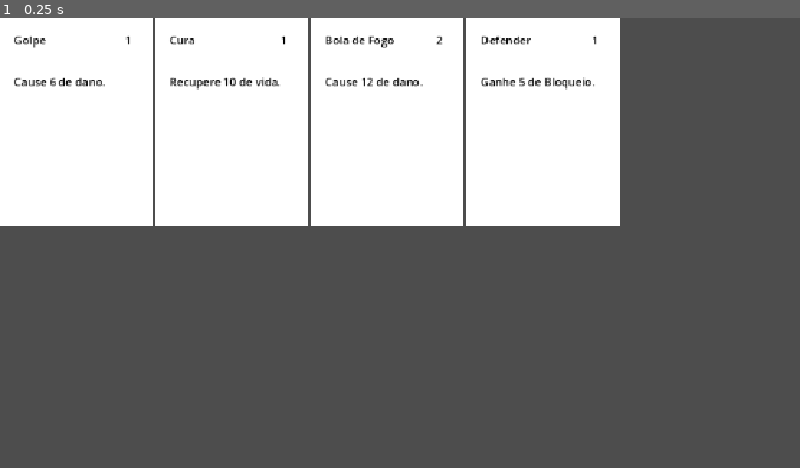
Above: before the commit, frame 1.
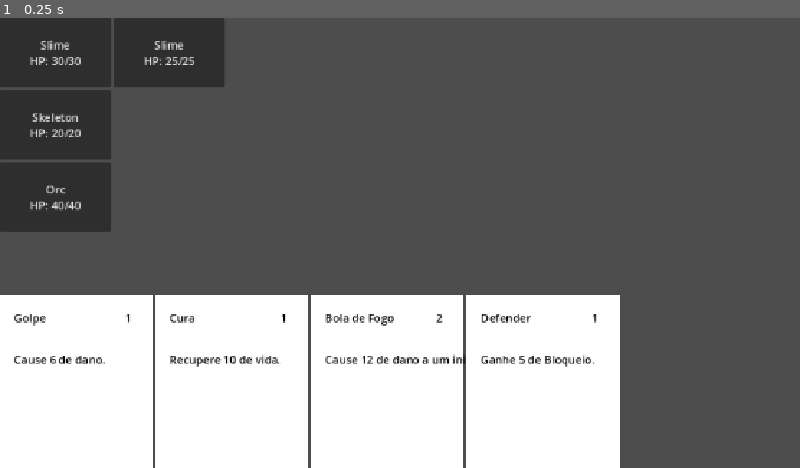
Above: after the commit, the same moment.

Repository: felippe-miguel/be-card
Game: Godot game, scene res://scenes/game.tscn
The game is run twice, just before and just after one commit, with the same random seed, the same clock (stepped at 60 frames per second) and the same inputs.
Inputs:
- Up to frame 1 (0.25 s): no input

The runs differ from the first frame. In frame 1, 65% of the frame differs, in the area x 0-78%, y 0-100%.

Commit message:
feat: adiciona incio do sistema de targeting

Diff:
--- a/data/cards/defend.json
+++ b/data/cards/defend.json
@@ -7,6 +7,7 @@
   "effects": [
     {
       "type": "block",
+      "target": "player",
       "amount": 5
     }
   ]
--- a/data/cards/fireball.json
+++ b/data/cards/fireball.json
@@ -1,13 +1,14 @@
 {
-    "id": "fireball",
-    "name": "Bola de Fogo",
-    "description": "Cause 12 de dano.",
-    "cost": 2,
-    "type": "attack",
-    "effects": [
-        {
-            "type": "damage",
-            "amount": 12
-        }
-    ]
+  "id": "fireball",
+  "name": "Bola de Fogo",
+  "description": "Cause 12 de dano a um inimigo.",
+  "cost": 2,
+  "type": "attack",
+  "effects": [
+    {
+      "type": "damage",
+      "target": "selected_enemy",
+      "amount": 12
+    }
+  ]
 }
--- a/data/cards/strike.json
+++ b/data/cards/strike.json
@@ -7,6 +7,7 @@
   "effects": [
     {
       "type": "damage",
+      "target": "enemy",
       "amount": 6
     }
   ]
--- /dev/null
+++ b/scenes/enemy.tscn
@@ -0,0 +1,12 @@
+[gd_scene format=3 uid="uid://bpjt0n12efesw"]
+
+[ext_resource type="Script" uid="uid://cpkyo2oqerb25" path="res://scripts/enemy.gd" id="1_7p1mj"]
+
+[node name="Enemy" type="Button" unique_id=1532495133]
+custom_minimum_size = Vector2(160, 80)
+anchors_preset = 15
+anchor_right = 1.0
+anchor_bottom = 1.0
+grow_horizontal = 2
+grow_vertical = 2
+script = ExtResource("1_7p1mj")
--- a/scenes/game.tscn
+++ b/scenes/game.tscn
@@ -11,7 +11,25 @@
 grow_vertical = 2
 script = ExtResource("1_uwrxv")
 
-[node name="HBoxContainer" type="HBoxContainer" parent="." unique_id=856220962]
+[node name="Cards" type="HBoxContainer" parent="." unique_id=856220962]
+layout_mode = 0
+offset_top = 400.0
+offset_right = 40.0
+offset_bottom = 440.0
+
+[node name="Floors" type="VBoxContainer" parent="." unique_id=2050396104]
 layout_mode = 0
 offset_right = 40.0
 offset_bottom = 40.0
+
+[node name="Floor0" type="HBoxContainer" parent="Floors" unique_id=2012235833]
+custom_minimum_size = Vector2(500, 100)
+layout_mode = 2
+
+[node name="Floor1" type="HBoxContainer" parent="Floors" unique_id=1737679622]
+custom_minimum_size = Vector2(500, 100)
+layout_mode = 2
+
+[node name="Floor2" type="HBoxContainer" parent="Floors" unique_id=1773111590]
+custom_minimum_size = Vector2(500, 100)
+layout_mode = 2
--- a/scripts/battle_state.gd
+++ b/scripts/battle_state.gd
@@ -1,16 +1,40 @@
 class_name BattleState
 extends RefCounted
 
+
 var battlefield: Battlefield
+
 var player: Unit
+
 
 func _init() -> void:
 	battlefield = Battlefield.new(3)
-	player = Unit.new("player", "Jogador", 50)
 
-	var slime = Unit.new("slime", "Slime", 30)
+	player = Unit.new(
+		"player",
+		"Jogador",
+		50
+	)
 
-	battlefield.get_floor(0).add_unit(slime)
+	# Andar 0
+	battlefield.get_floor(0).add_unit(
+		Unit.new("slime_1", "Slime", 30)
+	)
+
+	battlefield.get_floor(0).add_unit(
+		Unit.new("slime_2", "Slime", 25)
+	)
+
+	# Andar 1
+	battlefield.get_floor(1).add_unit(
+		Unit.new("skeleton", "Skeleton", 20)
+	)
+
+	# Andar 2
+	battlefield.get_floor(2).add_unit(
+		Unit.new("orc", "Orc", 40)
+	)
+
 
 func get_enemy() -> Unit:
 	for floor in battlefield.floors:
--- a/scripts/effect_system.gd
+++ b/scripts/effect_system.gd
@@ -3,30 +3,47 @@
 
 
 var battle_state: BattleState
+var target_system: TargetSystem
 
 
 func _init(state: BattleState) -> void:
 	battle_state = state
+	target_system = TargetSystem.new(state)
 
 
-func execute_effect(effect: Dictionary) -> void:
+func execute_effect(effect: Dictionary, selected_target: Unit = null) -> void:
 	var type = effect.get("type", "")
+	var target_type = effect.get("target", "")
+
+	var targets: Array[Unit] = []
+
+	if target_type == "selected_enemy":
+		if selected_target != null:
+			targets.append(selected_target)
+		else:
+			print("Efeito precisa de um alvo!")
+			return
+	else:
+		targets = target_system.get_targets(target_type)
 
 	match type:
 		"damage":
 			var amount = effect.get("amount", 0)
-			var enemy = battle_state.get_enemy()
 
-			if enemy != null:
-				enemy.take_damage(amount)
+			for target in targets:
+				target.take_damage(amount)
 
 		"block":
 			var amount = effect.get("amount", 0)
-			battle_state.player.add_block(amount)
+
+			for target in targets:
+				target.add_block(amount)
 
 		"heal":
 			var amount = effect.get("amount", 0)
-			battle_state.player.heal(amount)
+
+			for target in targets:
+				target.heal(amount)
 
 		_:
 			print("Efeito desconhecido: ", type)
--- /dev/null
+++ b/scripts/enemy.gd
@@ -0,0 +1,23 @@
+class_name Enemy
+extends Button
+
+var unit: Unit
+
+signal selected(enemy: Enemy)
+
+func setup(enemy_unit: Unit) -> void:
+	unit = enemy_unit
+	update_display()
+
+func update_display() -> void:
+	text = (
+		unit.name
+		+ "\n"
+		+ "HP: "
+		+ str(unit.hp)
+		+ "/"
+		+ str(unit.max_hp)
+	)
+
+func _pressed() -> void:
+	selected.emit(self)
--- a/scripts/game.gd
+++ b/scripts/game.gd
@@ -1,10 +1,14 @@
 extends Control
 
-@onready var card_container: HBoxContainer = $HBoxContainer
+@onready var card_container: HBoxContainer = $Cards
+@onready var floors_container: VBoxContainer = $Floors
 
 var card_database: CardDatabase
 var effect_system: EffectSystem
 var battle_state: BattleState
+
+var targeting: bool = false
+var pending_card: Card = null
 
 func _ready():
 	card_database = CardDatabase.new()
@@ -12,6 +16,8 @@
 
 	battle_state = BattleState.new()
 	effect_system = EffectSystem.new(battle_state)
+
+	setup_enemies()
 
 	for card_id in card_database.cards:
 		var card_data = card_database.cards[card_id]
@@ -24,5 +30,46 @@
 func _on_card_played(card: Card) -> void:
 	print("Carta jogada: ", card.data.name)
 
+	var needs_target = false
+
 	for effect in card.data.effects:
-		effect_system.execute_effect(effect)
+		if effect.get("target", "") == "selected_enemy":
+			needs_target = true
+			break
+
+	if needs_target:
+		targeting = true
+		pending_card = card
+
+		print("Escolha um inimigo.")
+		return
+
+	execute_card(card)
+
+func setup_enemies() -> void:
+	for floor in battle_state.battlefield.floors:
+		var floor_node = floors_container.get_child(floor.index)
+
+		for unit in floor.units:
+			var enemy = preload("res://scenes/enemy.tscn").instantiate()
+			floor_node.add_child(enemy)
+			enemy.setup(unit)
+			enemy.selected.connect(_on_enemy_selected)
+
+func _on_enemy_selected(enemy: Enemy) -> void:
+	print("Inimigo selecionado: ", enemy.unit.name)
+
+	if targeting:
+		targeting = false
+
+		var card = pending_card
+		pending_card = null
+
+		execute_card(card, enemy.unit)
+
+func execute_card(card: Card, selected_target: Unit = null) -> void:
+	for effect in card.data.effects:
+		effect_system.execute_effect(
+			effect,
+			selected_target
+		)
--- /dev/null
+++ b/scripts/target_system.gd
@@ -0,0 +1,35 @@
+class_name TargetSystem
+extends RefCounted
+
+
+var battle_state: BattleState
+
+
+func _init(state: BattleState) -> void:
+	battle_state = state
+
+
+func get_targets(target_type: String) -> Array[Unit]:
+	match target_type:
+		"enemy":
+			return _get_all_enemies()
+
+		"all_enemies":
+			return _get_all_enemies()
+
+		"player":
+			return [battle_state.player]
+
+		_:
+			print("Tipo de alvo desconhecido: ", target_type)
+			return []
+
+
+func _get_all_enemies() -> Array[Unit]:
+	var targets: Array[Unit] = []
+
+	for floor in battle_state.battlefield.floors:
+		for unit in floor.units:
+			targets.append(unit)
+
+	return targets
Not shown, added: scripts/enemy.gd.uid
Not shown, added: scripts/target_system.gd.uid
